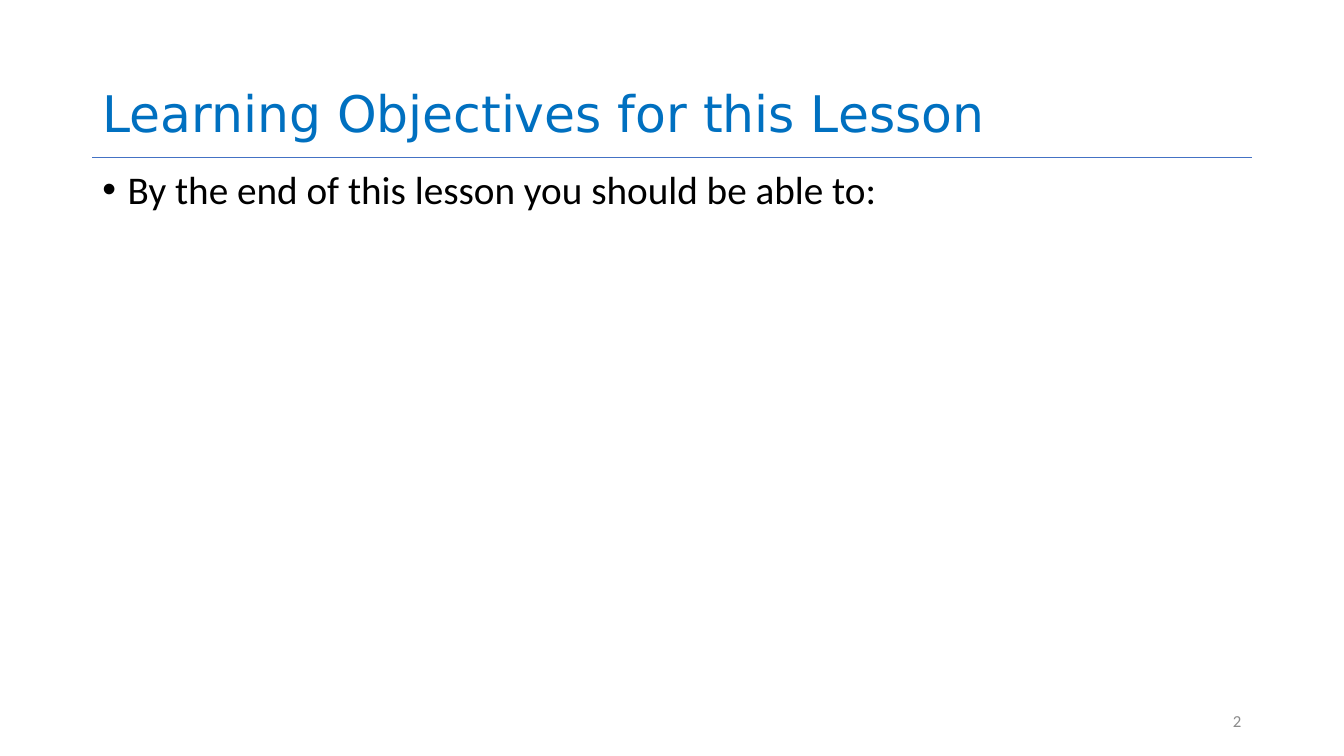
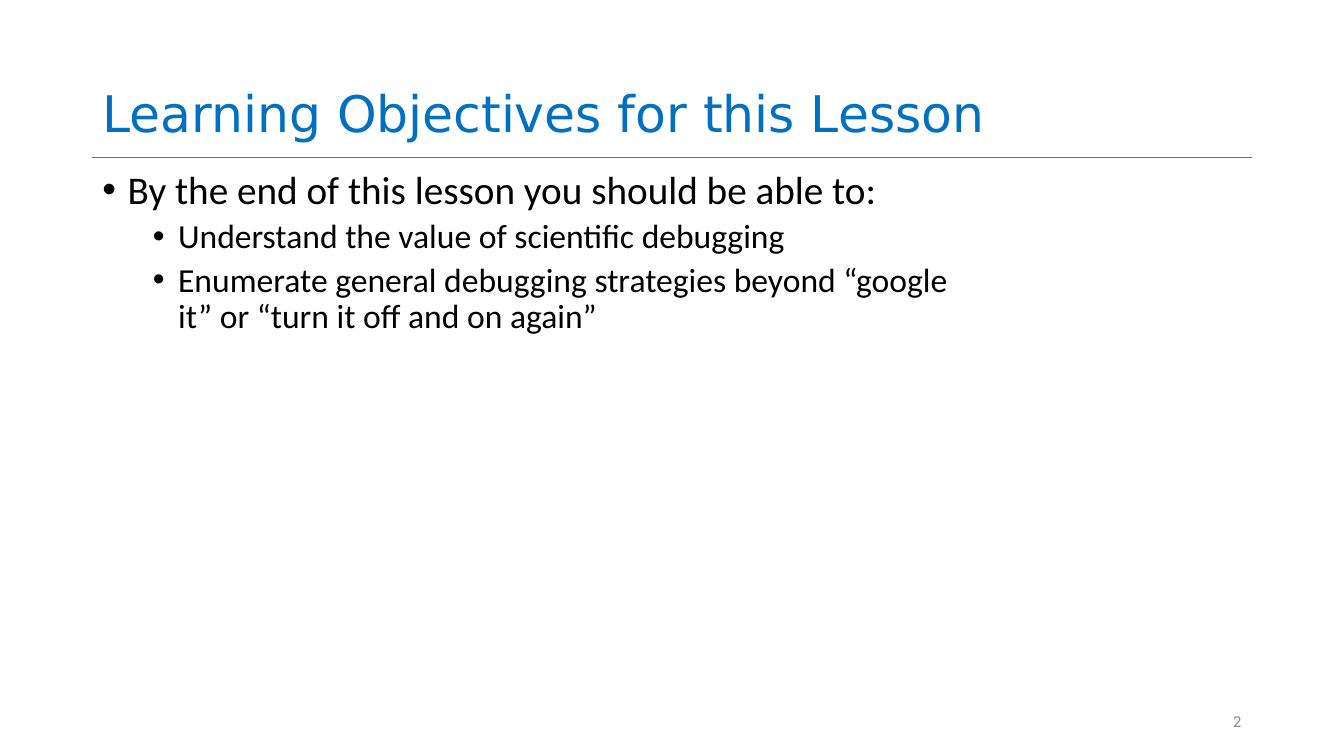
Before and after one commit to neu-se/CS4530-Spring-2022, a slide deck: slide 2 of Slides/Lesson 4.4 Debugging.pptx. Drawn at 1344x756 pixels with LibreOffice and Linux fonts; fonts in the diff are those of the drawing. Boxes give left, top, right and bottom in pixels: in the first picture for what was removed or moved away, otherwise in the second. Text is boxed around its words. In the diff, an @@ line names an element or a change of style, - is before the commit and + after.

Commit message:
final draft of lesson 4

```diff
--- a/Slides/Lesson 4.4 Debugging.pptx
+++ b/Slides/Lesson 4.4 Debugging.pptx
@@ text at (178,224,947,334): paragraphs added @@
+  • Understand the value of scientific debugging
+  • Enumerate general debugging strategies beyond “google it” or “turn it off and on again”
```
Also in this commit, not shown: 2 other slides changed, 4 slides added, 1 other file.
